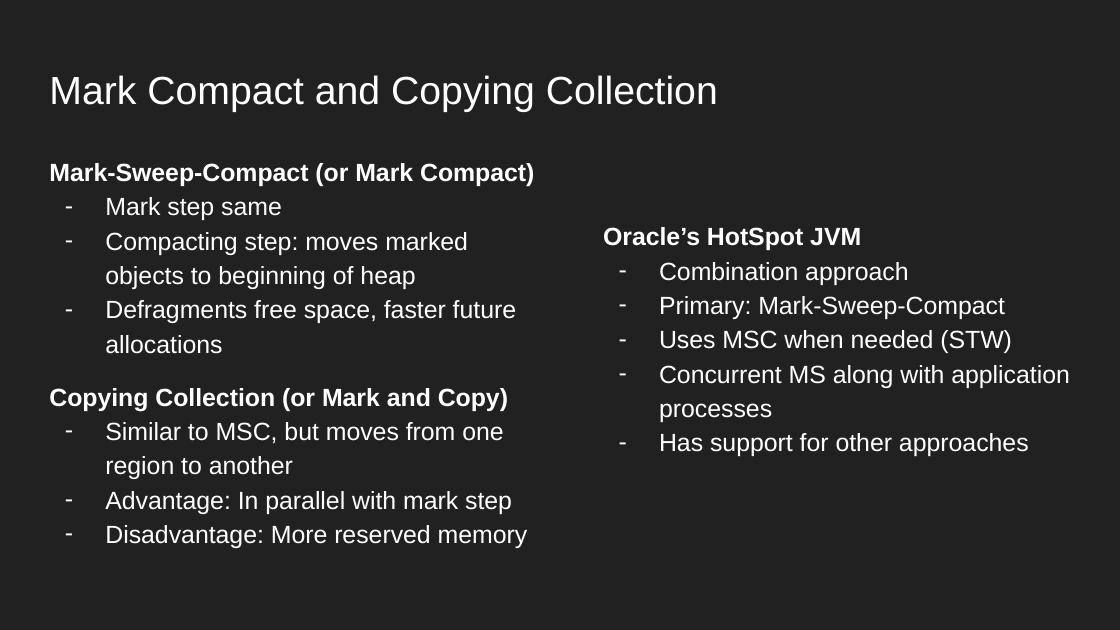
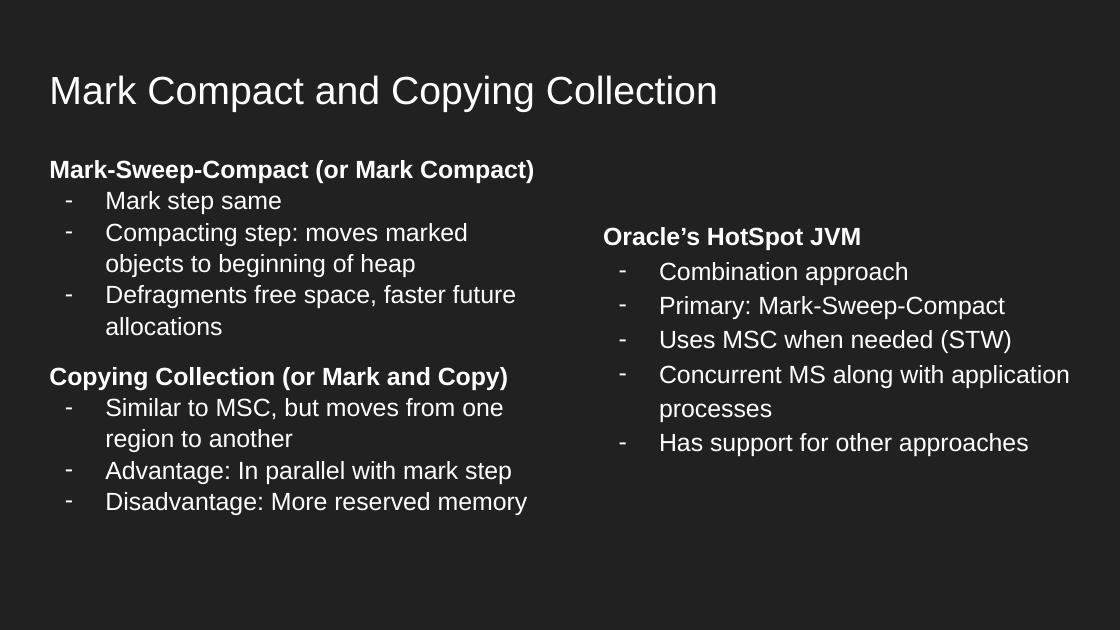
Before and after one commit to IshanManchanda/koss-memory-presentation, a slide deck: slide 8 of presentation.pptx. Drawn at 1120x630 pixels with LibreOffice and Linux fonts; fonts in the diff are those of the drawing. Boxes give left, top, right and bottom in pixels: in the first picture for what was removed or moved away, otherwise in the second. Text is boxed around its words. In the diff, an @@ line names an element or a change of style, - is before the commit and + after.

```diff
--- a/presentation.pptx
+++ b/presentation.pptx
@@ text "Mark-Sweep-Compact (or Mark Compact)" at (x1=49, y1=160, x2=534, y2=515): line spacing 1.15 to 1.05 @@
```
Also in this commit, not shown: 3 other slides changed.
